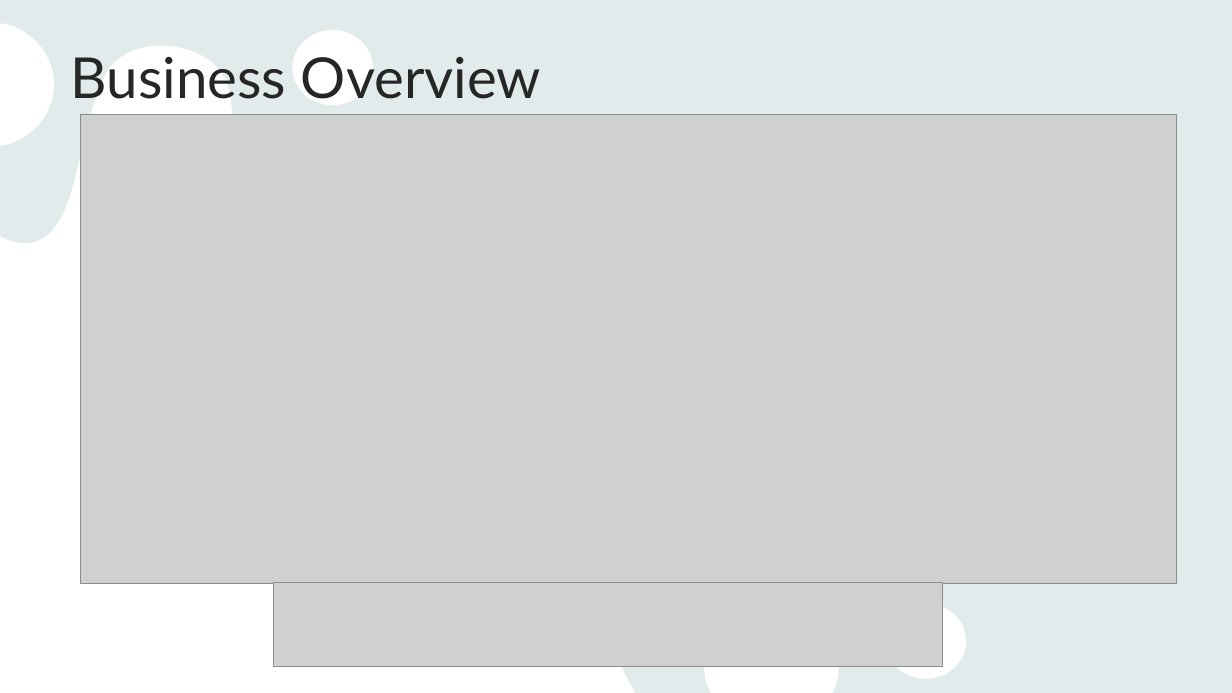
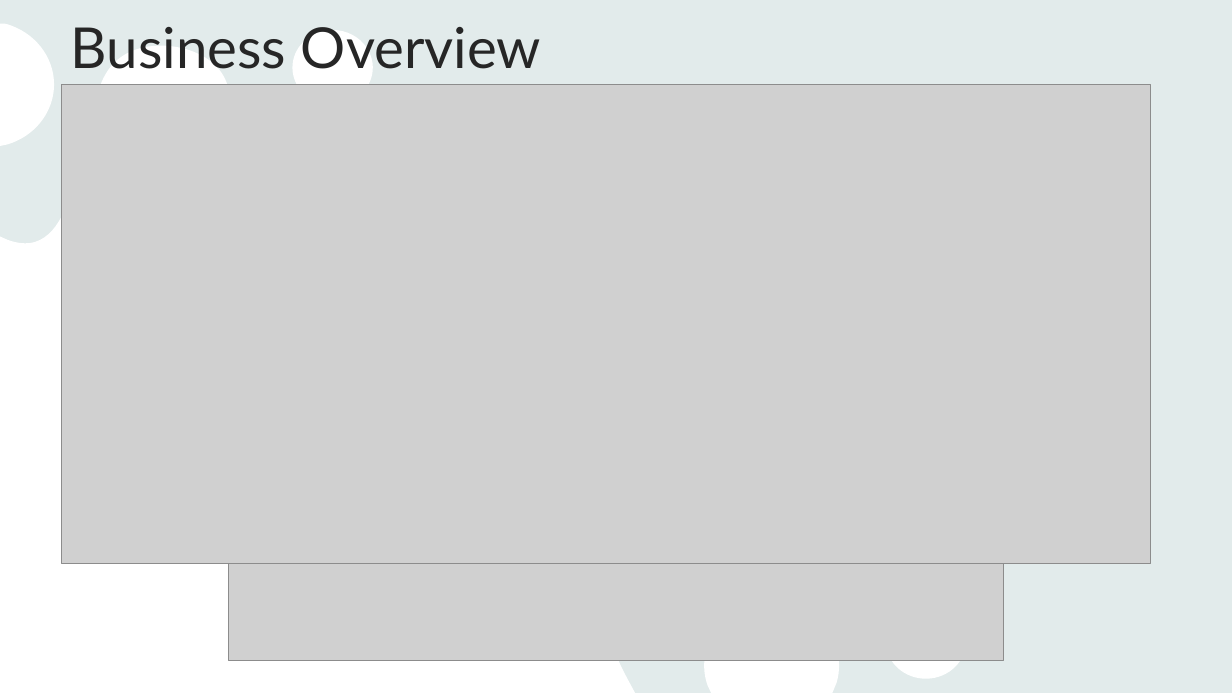
Before and after one commit to anhquanbui/finalprojectg7, a slide deck: slide 3 of Project.pptx. Drawn at 1232x693 pixels with LibreOffice and Linux fonts; fonts in the diff are those of the drawing; grey boxes stand for pictures. Boxes give left, top, right and bottom in pixels: in the first picture for what was removed or moved away, otherwise in the second. Text is boxed around its words. In the diff, an @@ line names an element or a change of style, - is before the commit and + after.

```diff
--- a/Project.pptx
+++ b/Project.pptx
@@ title "Business Overview" moved from (x1=71, y1=57, x2=541, y2=99) to (x1=71, y1=27, x2=541, y2=69) @@
@@ picture resized from (x1=80, y1=115, x2=1177, y2=584) to (x1=62, y1=85, x2=1152, y2=565) @@
@@ picture resized from (x1=274, y1=582, x2=943, y2=667) to (x1=228, y1=564, x2=1004, y2=660) @@
```
Also in this commit, not shown: 9 other slides changed, 4 slides added, 2 slides removed.
